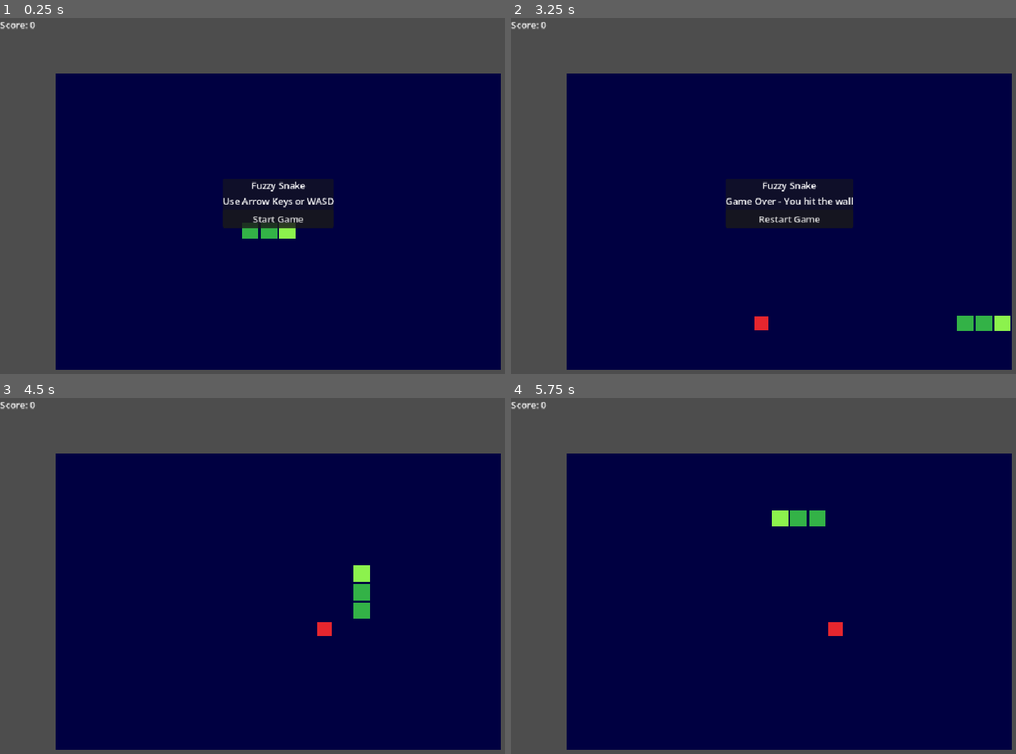
Above: before the commit, frames 1-4 (two rows, left to right).
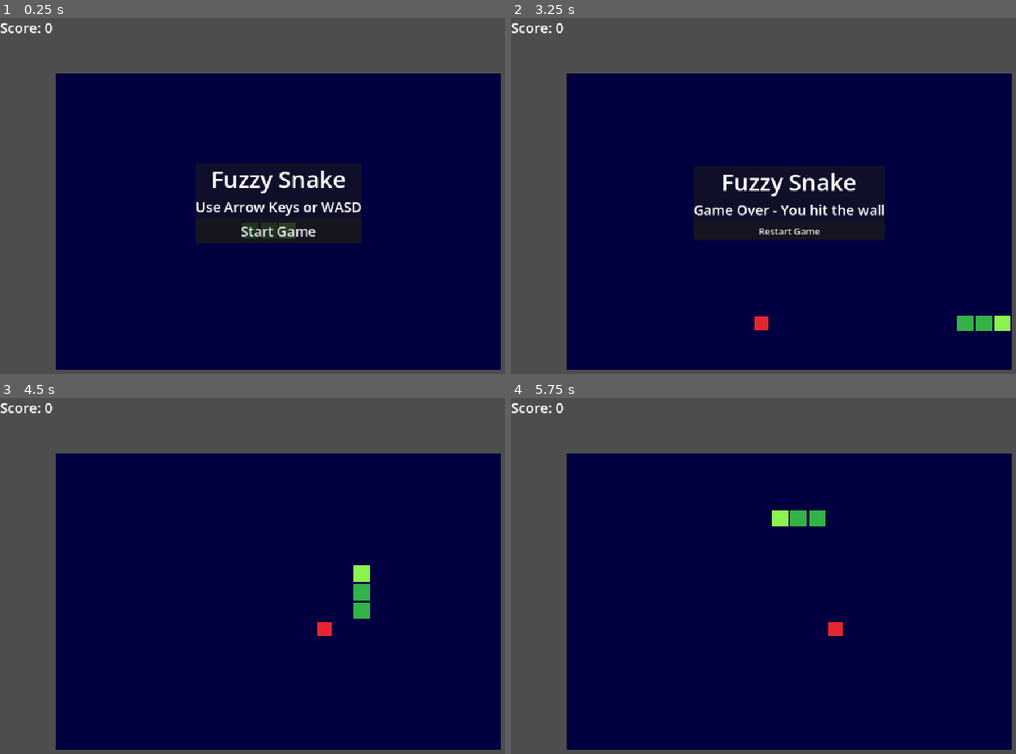
Above: after the commit, the same moments.

Repository: bbeck2417/SDEV148GroupProject
Game: Godot game, scene res://scenes/Main.tscn
The game is run twice, just before and just after one commit, with the same random seed, the same clock (stepped at 60 frames per second) and the same inputs.
Inputs:
- Up to frame 1 (0.25 s): no input
- Up to frame 2 (3.25 s): click "Start Game" at 0.5 s; hold Right (move_right) 1.28-2.03 s; hold Down (move_down) 2.03-2.78 s; hold Right (move_right) from 2.78 s (still down)
- Up to frame 3 (4.5 s): release Right (move_right) at 3.5 s; click "Restart Game" at 3.5 s; hold Up (move_up) from 4.28 s (still down)
- Up to frame 4 (5.75 s): release Up (move_up) at 5.03 s; hold Left (move_left) from 5.03 s (still down)

The runs differ from the first frame. In frame 1, 3.3% of the frame differs, in the area x 0-72%, y 1-64%; in frame 2, 3.2%; in frame 3, 0.2%; in frame 4, 0.2%.

Commit message:
modified viewport size adjusted font sizes

Diff:
--- a/project.godot
+++ b/project.godot
@@ -19,6 +19,8 @@
 
 window/size/viewport_width=960
 window/size/viewport_height=640
+window/size/window_width_override=1440
+window/size/window_height_override=960
 window/stretch/mode="canvas_items"
 
 [input]
--- a/scenes/Main.tscn
+++ b/scenes/Main.tscn
@@ -26,9 +26,19 @@
 
 [node name="HUD" parent="." unique_id=959721246 instance=ExtResource("3_vcsgt")]
 
+[node name="ScoreLabel" parent="HUD/Interface" parent_id_path=PackedInt32Array(959721246, 101755055) index="0" unique_id=1391386278]
+theme_override_font_sizes/font_size = 24
+
 [node name="TitleLabel" parent="HUD/Interface/CenterPanel/VBoxContainer" parent_id_path=PackedInt32Array(959721246, 1289236990) index="0" unique_id=512449711]
+theme_override_font_sizes/font_size = 40
 text = "Fuzzy Snake"
 horizontal_alignment = 1
+
+[node name="MessageLabel" parent="HUD/Interface/CenterPanel/VBoxContainer" parent_id_path=PackedInt32Array(959721246, 1289236990) index="1" unique_id=368677232]
+theme_override_font_sizes/font_size = 24
+
+[node name="StartButton" parent="HUD/Interface/CenterPanel/VBoxContainer" parent_id_path=PackedInt32Array(959721246, 1289236990) index="2" unique_id=89174013]
+theme_override_font_sizes/font_size = 24
 
 [node name="RestartButton" parent="HUD/Interface/CenterPanel/VBoxContainer" parent_id_path=PackedInt32Array(959721246, 1289236990) index="3" unique_id=1488921546]
 visible = true
